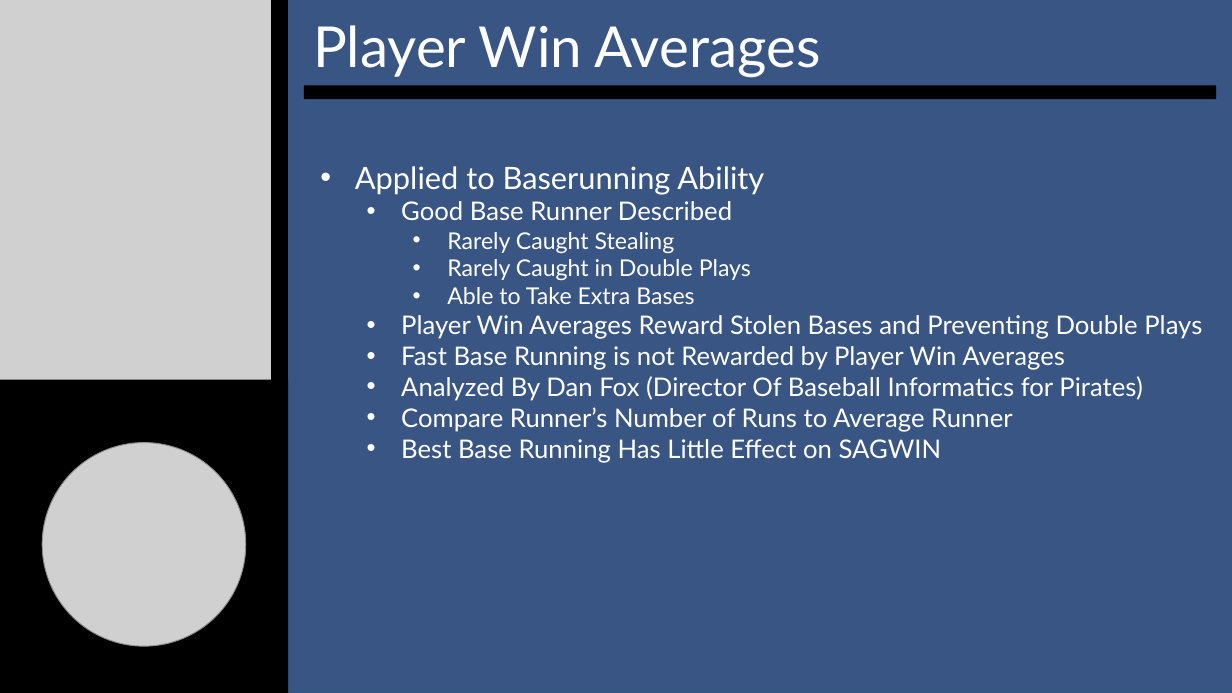
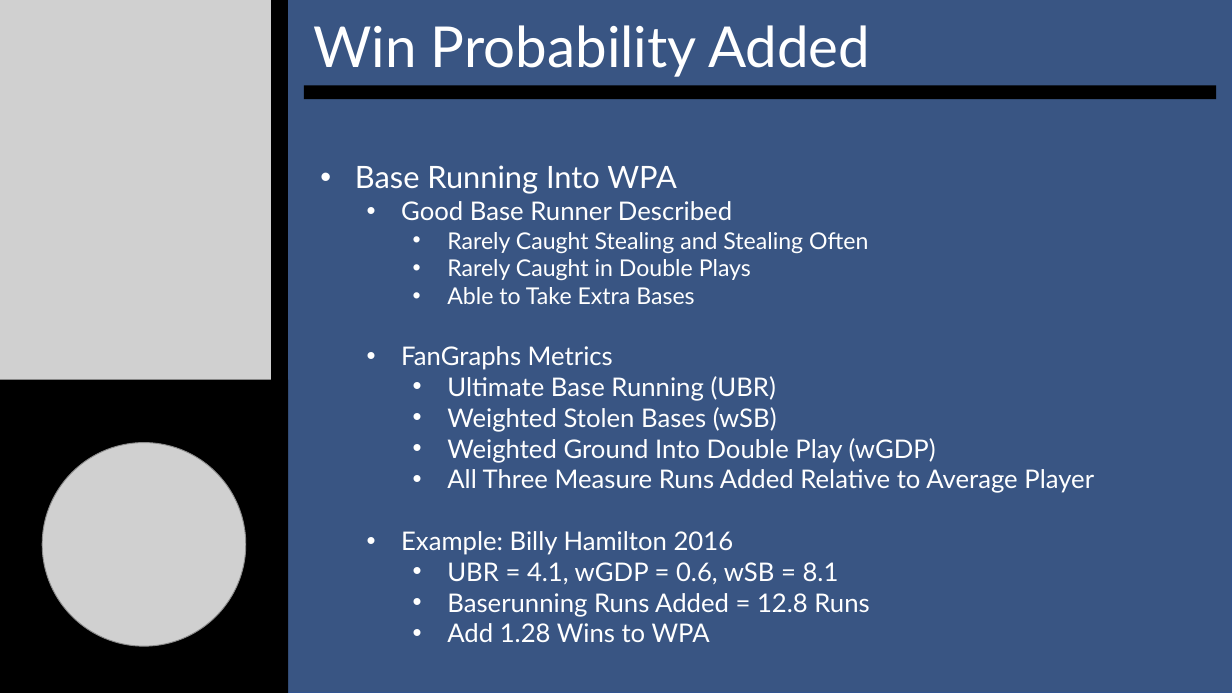
Before and after one commit to SuperMarioGiacomazzo/STOR538_WEBSITE, a slide deck: slide 7 of Slides/Baseball 6/Baseball_6_Lecture.pptx. Drawn at 1232x693 pixels with LibreOffice and Linux fonts; fonts in the diff are those of the drawing; grey boxes stand for pictures. Boxes give left, top, right and bottom in pixels: in the first picture for what was removed or moved away, otherwise in the second. Text is boxed around its words. In the diff, an @@ line names an element or a change of style, - is before the commit and + after.

```diff
--- a/Slides/Baseball 6/Baseball_6_Lecture.pptx
+++ b/Slides/Baseball 6/Baseball_6_Lecture.pptx
@@ subtitle at [313,25,870,77]: text changed @@
-Player Win Averages
+Win Probability Added
@@ text at [355,165,677,194]: text changed @@
-• Applied to Baserunning Ability
+• Base Running Into WPA
@@ text at [447,232,868,253]: text changed @@
-    • Rarely Caught Stealing
+    • Rarely Caught Stealing and Stealing Often
@@ text at [401,346,1094,642]: text changed @@
-  • Player Win Averages Reward Stolen Bases and Preventing Double Plays
-  • Fast Base Running is not Rewarded by Player Win Averages
-  • Analyzed By Dan Fox (Director Of Baseball Informatics for Pirates)
-  • Compare Runner’s Number of Runs to Average Runner
-  • Best Base Running Has Little Effect on SAGWIN
+  • FanGraphs Metrics
+    • Ultimate Base Running (UBR)
+    • Weighted Stolen Bases (wSB)
+    • Weighted Ground Into Double Play (wGDP)
+    • All Three Measure Runs Added Relative to Average Player
+  • Example: Billy Hamilton 2016
+    • UBR = 4.1, wGDP = 0.6, wSB = 8.1
+    • Baserunning Runs Added = 12.8 Runs
+    • Add 1.28 Wins to WPA
```
Also in this commit, not shown: 2 other slides changed, 7 slides added, 11 slides removed, 6 other files.
